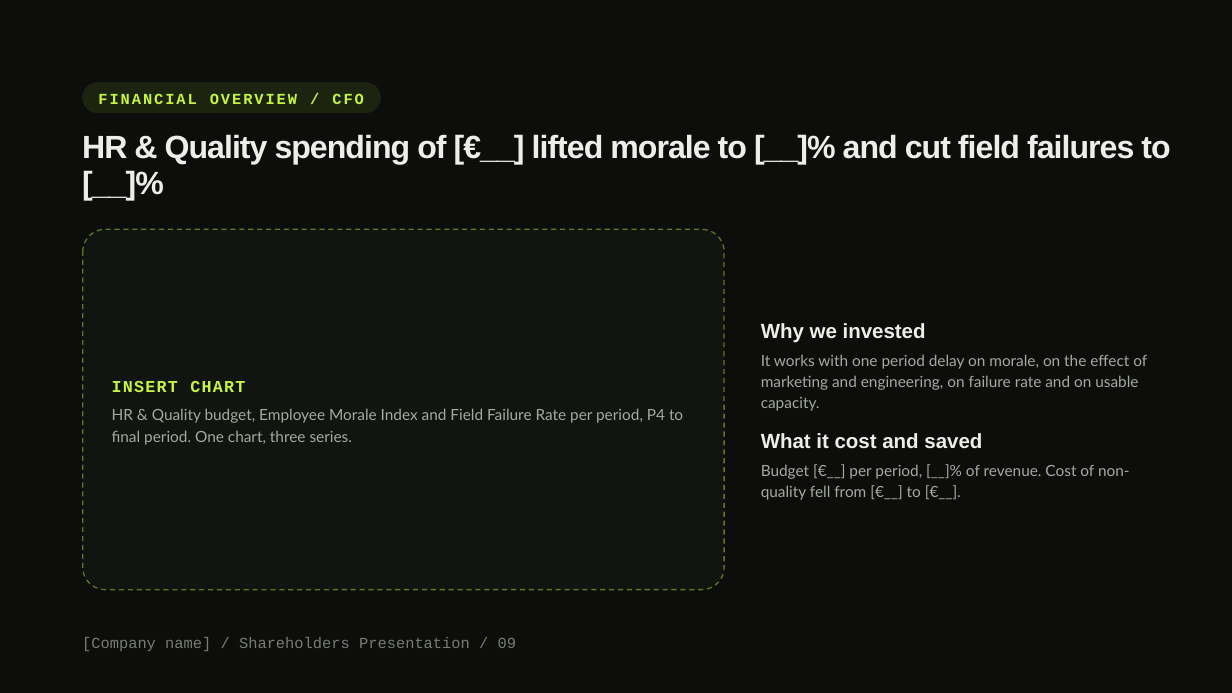
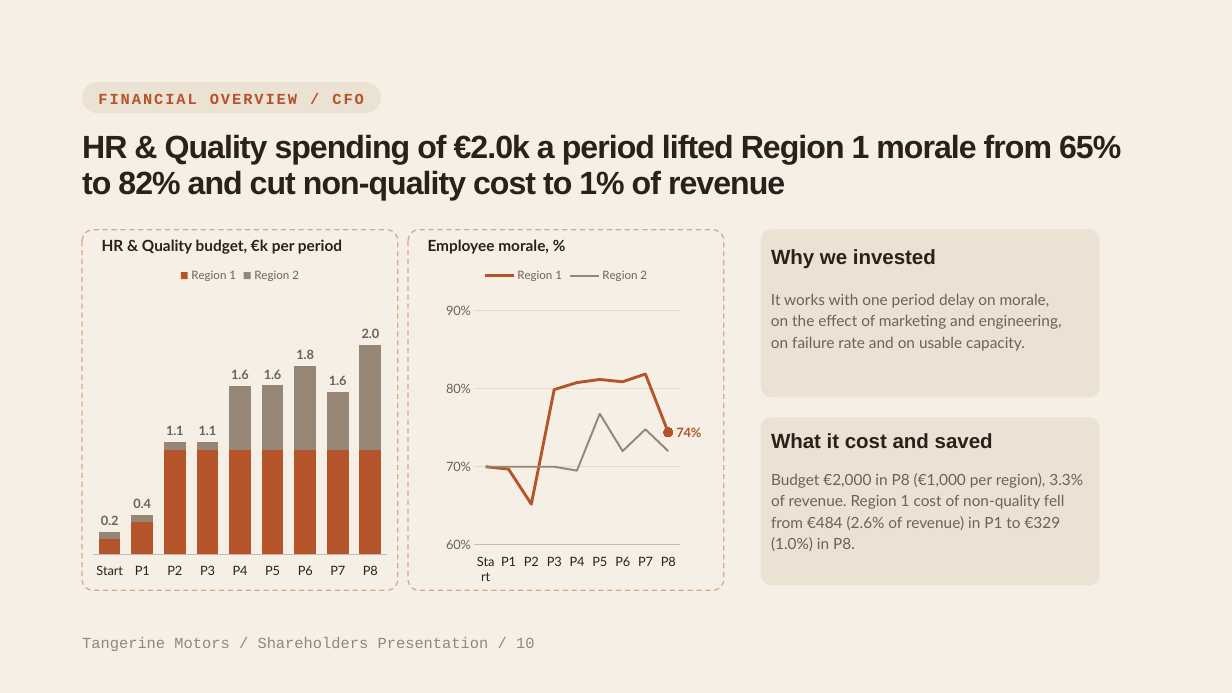
Before and after one commit to moridoca/tangerine-motors, a slide deck: slide 10 of assets/ir/FY26-Praesentation.pptx (slide 9 before the commit). Drawn at 1232x693 pixels with LibreOffice and Linux fonts; fonts in the diff are those of the drawing; background and template pictures are left out. Boxes give left, top, right and bottom in pixels: in the first picture for what was removed or moved away, otherwise in the second. Text is boxed around its words. In the diff, an @@ line names an element or a change of style, - is before the commit and + after.

Commit message:
FY26 Präsentation: aktuelle Shareholders Presentation (PPTX)

```diff
--- a/assets/ir/FY26-Praesentation.pptx
+++ b/assets/ir/FY26-Praesentation.pptx
@@ background #0D0E0C to #F5EFE6 @@
@@ rounded rectangle "FINANCIAL OVERVIEW / CFO" at [82,82,381,114]: text colour #C5F442 to #B5532A; fill #1C2410 to #ECE2D3 @@
@@ title at [82,134,1121,200]: text changed; text colour #ECEEE8 to #2B211B @@
-HR & Quality spending of [€__] lifted morale to [__]% and cut field failures to [__]%
+HR & Quality spending of €2.0k a period lifted Region 1 morale from 65% to 82% and cut non-quality cost to 1% of revenue
@@ rounded rectangle added at [82,230,398,591], fill #F5EFE6, outline #D9A88A 1 pt dashed @@
@@ rounded rectangle removed at [83,229,725,590] @@
@@ text added at [102,239,342,254], 12 pt, text #2B211B, bold @@
+HR & Quality budget, €k per period
@@ rounded rectangle added at [409,230,725,591], fill #F5EFE6, outline #D9A88A 1 pt dashed @@
@@ text added at [428,239,549,254], 12 pt, text #2B211B, bold @@
+Employee morale, %
@@ rounded rectangle added at [761,229,1100,397], fill #ECE2D3 @@
@@ column stacked chart added at [87,258,393,585] @@
+categories: Start, P1, P2, P3, P4, P5, P6, P7, P8
+Region 1: 140, 310, 1000, 1000, 1000, 1000, 1000, 1000, 1000
+Region 2: 70, 70, 70, 70, 610, 610, 800, 550, 1000
+Series 3: 200, 400, 1100, 1100, 1600, 1600, 1800, 1600, 2000
@@ line chart added at [413,258,719,585] @@
+categories: Start, P1, P2, P3, P4, P5, P6, P7, P8
+Region 1: 70, 69.7, 65.2, 79.9, 80.8, 81.2, 80.9, 81.9, 74.4
+Region 2: 70, 70, 70, 70, 69.5, 76.8, 72, 74.8, 72
@@ text "Why we invested" at [771,249,936,269]: text colour #ECEEE8 to #2B211B @@
@@ text "Why we invested": place and size @@
-text "Why we invested" at [761,323,926,343]
+text "Why we invested" at [771,249,936,269]
@@ text "It works with one period ...": place and size @@
-text "It works with one period ..." at [761,354,1147,411]
+text "It works with one period ..." at [771,293,1062,351]
@@ text "It works with one period ..." at [771,293,1062,351]: text colour #A4AA9F to #6E6158 @@
@@ text removed at [112,381,245,392] @@
-INSERT CHART
@@ text removed at [112,408,683,445] @@
-HR & Quality budget, Employee Morale Index and Field Failure Rate per period, P4 to final period. One chart, three series.
@@ rounded rectangle added at [761,418,1100,586], fill #ECE2D3 @@
@@ text "What it cost and saved": place and size @@
-text "What it cost and saved" at [761,433,982,449]
+text "What it cost and saved" at [771,433,993,448]
@@ text "What it cost and saved" at [771,433,993,448]: text colour #ECEEE8 to #2B211B @@
@@ text at [771,473,1083,551]: text changed; text colour #A4AA9F to #6E6158 @@
-Budget [€__] per period, [__]% of revenue. Cost of non-quality fell from [€__] to [€__].
+Budget €2,000 in P8 (€1,000 per region), 3.3% of revenue. Region 1 cost of non-quality fell from €484 (2.6% of revenue) in P1 to €329 (1.0%) in P8.
@@ text at [82,637,534,651]: text changed; text colour #777D72 to #958676 @@
-[Company name] / Shareholders Presentation / 09
+Tangerine Motors / Shareholders Presentation / 10
```
Also in this commit, not shown: 3 other slides changed, 51 slides added, 19 slides removed.
